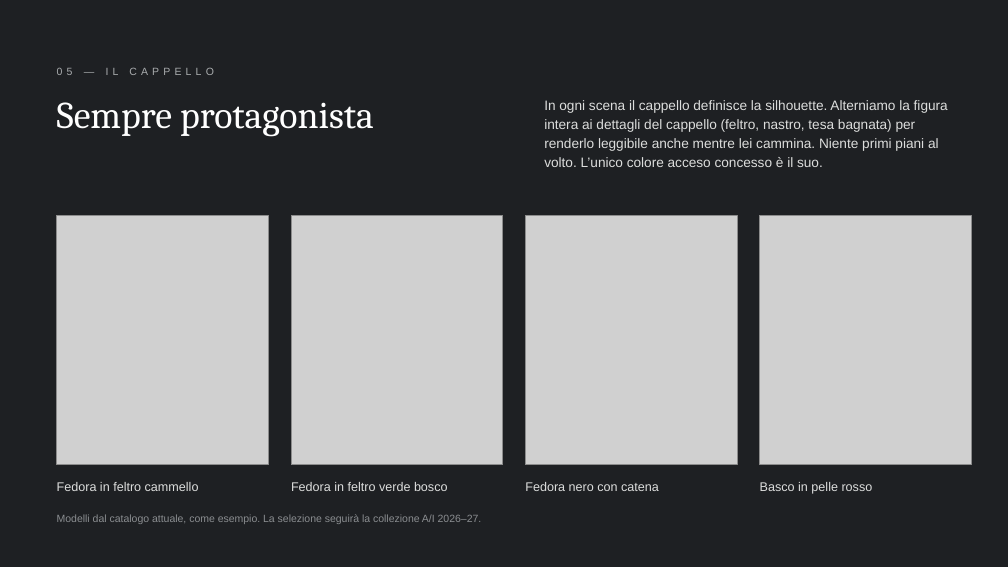
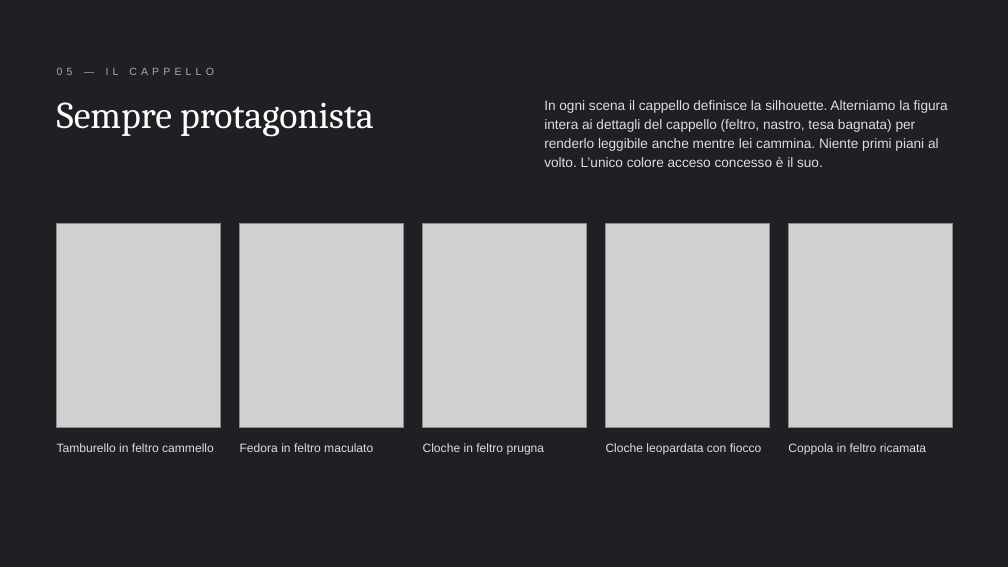
Before and after one commit to studiokubla/scrivania-, a slide deck: slide 6 of tirabasso/campagna-fw26-27/Tirabasso_Un_hiver_a_Paris_v2.pptx. Drawn at 1008x567 pixels with LibreOffice and Linux fonts; fonts in the diff are those of the drawing; grey boxes stand for pictures. Boxes give left, top, right and bottom in pixels: in the first picture for what was removed or moved away, otherwise in the second. Text is boxed around its words. In the diff, an @@ line names an element or a change of style, - is before the commit and + after.

```diff
--- a/tirabasso/campagna-fw26-27/Tirabasso_Un_hiver_a_Paris_v2.pptx
+++ b/tirabasso/campagna-fw26-27/Tirabasso_Un_hiver_a_Paris_v2.pptx
@@ picture: place and size @@
-picture at <box>57,216,268,465</box>
+picture at <box>57,223,221,428</box>
@@ picture: place and size @@
-picture at <box>291,216,503,465</box>
+picture at <box>240,223,404,428</box>
@@ picture added at <box>423,223,587,428</box> @@
@@ picture removed at <box>526,216,737,465</box> @@
@@ picture added at <box>606,223,770,428</box> @@
@@ picture: place and size @@
-picture at <box>760,216,972,465</box>
+picture at <box>789,223,953,428</box>
@@ text at <box>57,443,214,452</box>: text changed; size 12 to 11.5 pt @@
-Fedora in feltro cammello
+Tamburello in feltro cammello
@@ text at <box>240,443,373,452</box>: text changed; size 12 to 11.5 pt @@
-Fedora in feltro verde bosco
+Fedora in feltro maculato
@@ text at <box>423,443,545,455</box>: text changed; size 12 to 11.5 pt @@
-Fedora nero con catena
+Cloche in feltro prugna
@@ text added at <box>606,443,762,455</box>, 11.5 pt, text #DCDDDC @@
+Cloche leopardata con fiocco
@@ text added at <box>788,443,926,455</box>, 11.5 pt, text #DCDDDC @@
+Coppola in feltro ricamata
@@ text removed at <box>760,482,873,494</box> @@
-Basco in pelle rosso
@@ text removed at <box>57,514,482,524</box> @@
-Modelli dal catalogo attuale, come esempio. La selezione seguirà la collezione A/I 2026–27.
```
Also in this commit, not shown: 6 other files.
